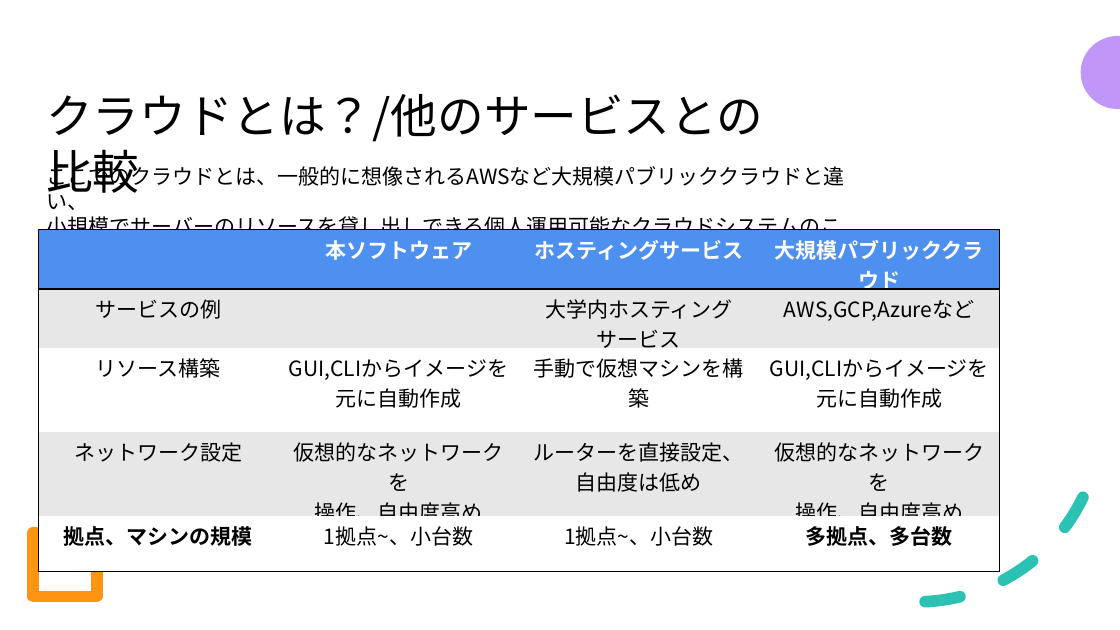
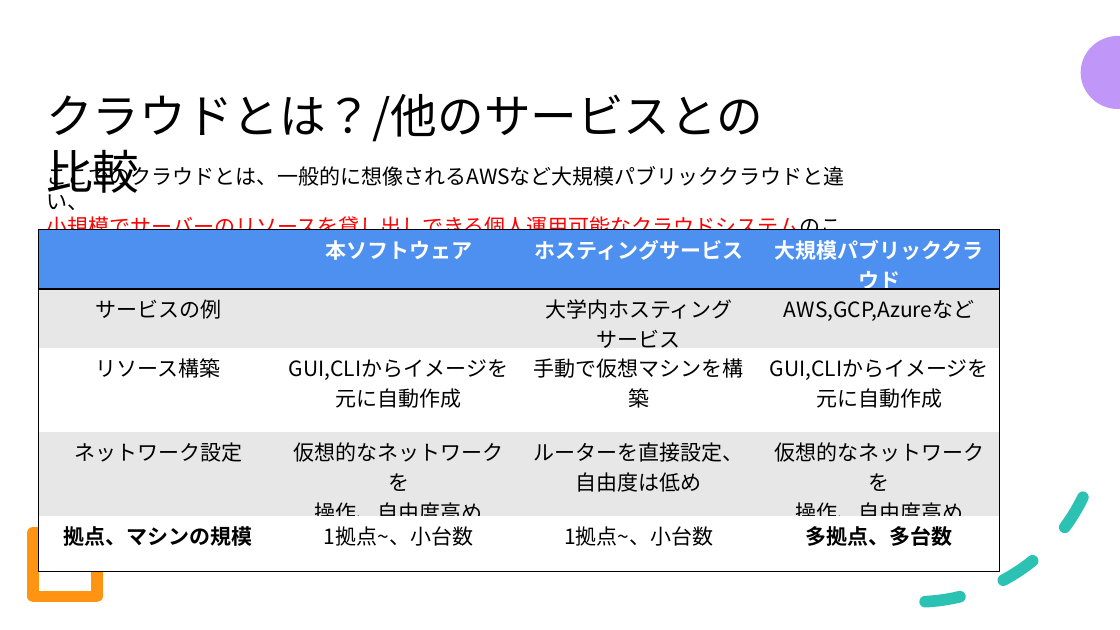
Before and after one commit to okkass/Kamata-Cloud-Infrastructure, a slide deck: slide 3 of docs/卒業制作プライベートクラウド-企画.pptx. Drawn at 1120x630 pixels with LibreOffice and Linux fonts; fonts in the diff are those of the drawing. Boxes give left, top, right and bottom in pixels: in the first picture for what was removed or moved away, otherwise in the second. Text is boxed around its words. In the diff, an @@ line names an element or a change of style, - is before the commit and + after.

Commit message:
Update 卒業制作プライベートクラウド-企画.pptx
1.Update column "Behind" Text Color
2.Update column "What is Cloud?" Text Color

```diff
--- a/docs/卒業制作プライベートクラウド-企画.pptx
+++ b/docs/卒業制作プライベートクラウド-企画.pptx
@@ text at (46, 214, 841, 378): text colour #000000 to #FF0000, underline on in "小規模でサーバーのリソースを貸し出しできる個人運用可能なクラウドシステムのことを指す" @@
```
Also in this commit, not shown: 1 other slide changed.
